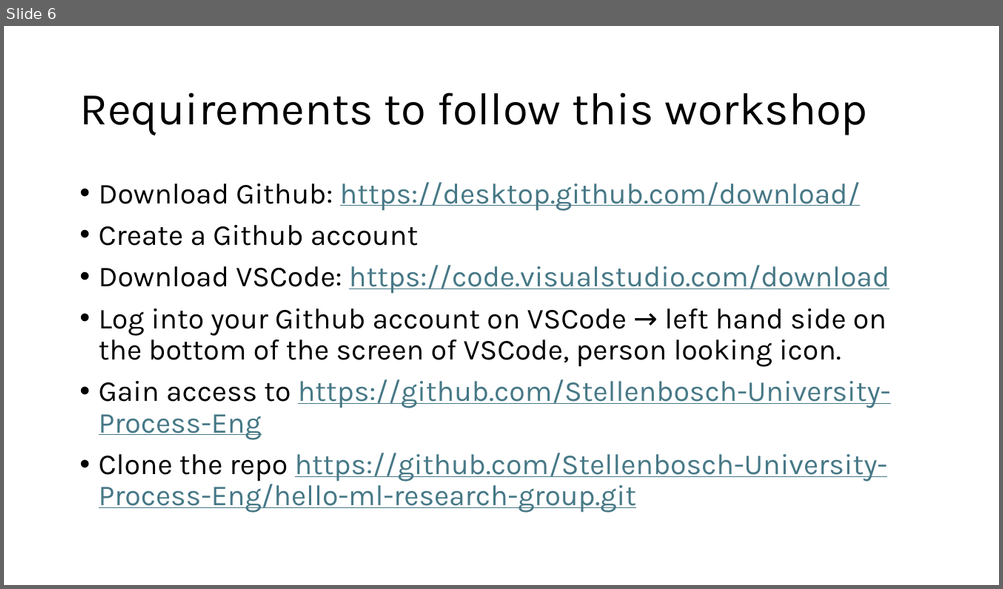
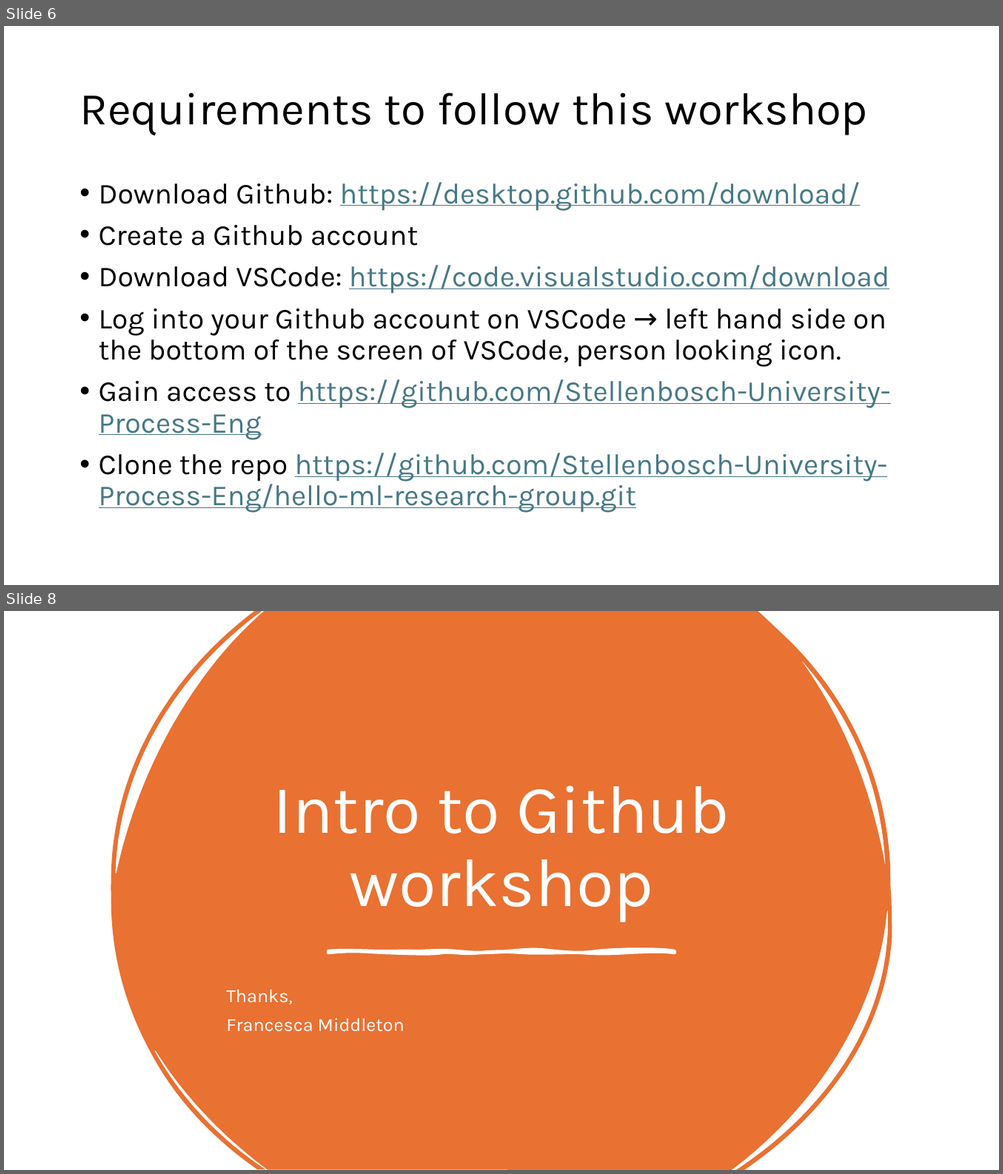
Before and after one commit to Stellenbosch-University-Process-Eng/hello-ml-research-group, a slide deck: Intro to Github workshop.pptx. Shown one above the other, each under a label of ours: slide 6 before the commit, slides 6 and 8 after it; the slides between them are not shown. The pictures are 1003x589 and 1003x1174 pixels, drawn with LibreOffice and Linux fonts; fonts in the diff are those of the drawing. Boxes give left, top, right and bottom in pixels: in the first picture for what was removed or moved away, otherwise in the second. Text is boxed around its words. In the diff, an @@ line names an element or a change of style, - is before the commit and + after.

```diff
--- a/Intro to Github workshop.pptx
+++ b/Intro to Github workshop.pptx
@@ slide 8 added at [4,611,999,1170], background #FFFFFF @@
@@ freeform shape added at [111,611,892,1170], fill #E97132 @@
@@ title added at [273,786,729,923], 66 pt, text #FFFFFF @@
+Intro to Github workshop
@@ freeform shape added at [329,951,674,953], fill #FFFFFF, outline #FFFFFF 3.25 pt @@
@@ text added at [226,990,404,1032], 18 pt, text #FFFFFF @@
+Thanks,
+Francesca Middleton
```
Also in this commit, not shown: 1 other slide added, 8 slides removed, 1 other file.
